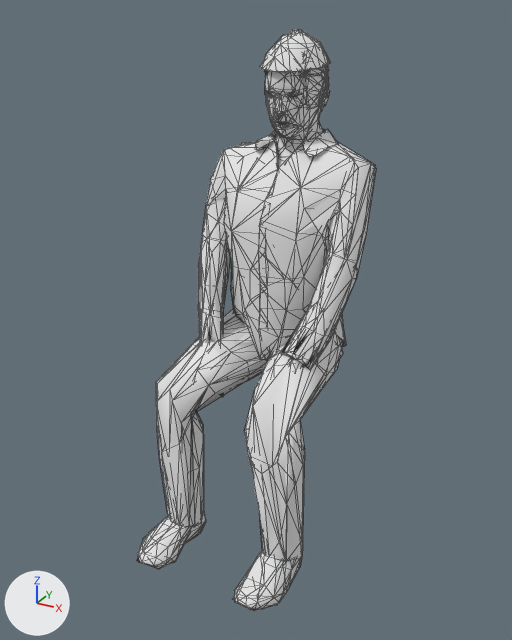
One commit to the glTF model assets/actors/crowd/fan11.glb: the scene before it, then after it.
Both versions are drawn from a camera (50 mm lens) standing at (0.84, -1.504, 1.406) and looking at (0.005, 0.014, 0.647). The axes (+X, +Y, +Z) are drawn at lower left. The lights are the same throughout. The first picture is the older version. Both versions are drawn at frame 0 of the action 'fan11|idle_sway'; the numbers are the values there. Mesh edges are drawn as thin lines.

Objects in the first picture: 'fan11', 'fan11_lod1'.
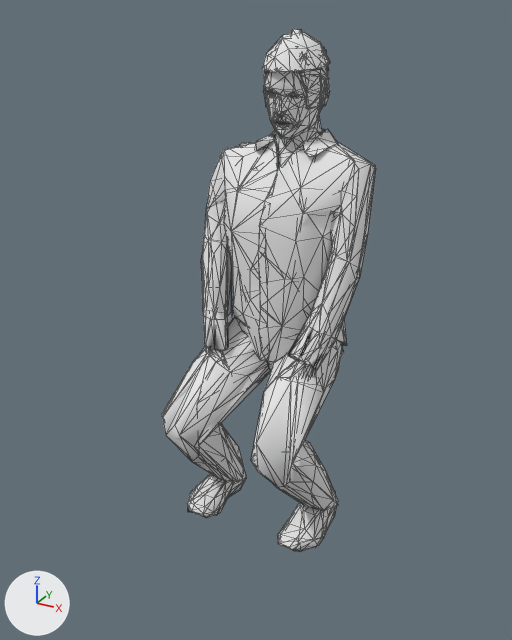
Location of each change, (x1, y1, x2, y2) in pixels of the pictures (512 x 640 px):
'fan11', posed (10% narrower, 10% shorter)
    before: (138, 30, 376, 610)
    after: (162, 29, 376, 552)
'fan11_lod1', posed (10% narrower, 17% shorter)
    before: (137, 29, 375, 611)
    after: (162, 66, 375, 551)
bone 'upperleg01.L', root to tip
    before: (324, 345) to (314, 358)
    after: (324, 345) to (315, 364)
bone 'lowerleg01.L', root to tip
    before: (269, 422) to (276, 489)
    after: (272, 453) to (297, 478)
bone 'foot.L', root to tip
    before: (282, 548) to (258, 591)
    after: (319, 499) to (299, 535)
bone 'upperleg01.R', root to tip
    before: (257, 329) to (242, 341)
    after: (257, 329) to (243, 346)
bone 'lowerleg01.R', root to tip
    before: (172, 394) to (180, 456)
    after: (178, 423) to (206, 448)
bone 'foot.R', root to tip
    before: (187, 513) to (160, 551)
    after: (230, 470) to (207, 502)
bone 'upperarm01.L', root to tip
    before: (355, 182) to (351, 209)
    after: (355, 182) to (352, 209)
bone 'lowerarm01.L', root to tip
    before: (342, 275) to (321, 317)
    after: (345, 276) to (325, 318)
bone 'upperarm01.R', root to tip
    before: (234, 168) to (228, 193)
    after: (234, 168) to (229, 193)
bone 'lowerarm01.R', root to tip
    before: (214, 252) to (210, 294)
    after: (216, 253) to (214, 295)

Edits to the bpy script that builds the scene:
```text
Change bone_upperleg01_l:
    where bone_upperleg01_l = bpy.data.objects['Human.rig.011'].pose.bones['upperleg01.L']  # child of 'pelvis.L'
    bone_upperleg01_l.rotation_quaternion: (0.822, -0.559, 0.0, -0.114) -> (0.887, -0.454, 0.0, -0.082)  # degrees (-68, -7, -11) -> degrees (-54, -4, -8)
Change bone_lowerleg01_l:
    where bone_lowerleg01_l = bpy.data.objects['Human.rig.011'].pose.bones['lowerleg01.L']  # child of 'upperleg02.L'
    bone_lowerleg01_l.rotation_quaternion: (0.711, 0.7, -0.019, 0.061) -> (0.595, 0.803, -0.004, 0.036)  # degrees (89, -6, 4) -> degrees (107, -4, 2)
Change bone_foot_l:
    where bone_foot_l = bpy.data.objects['Human.rig.011'].pose.bones['foot.L']  # child of 'lowerleg02.L'
    bone_foot_l.rotation_quaternion: (0.987, -0.158, 0.019, 0.01) -> (0.904, -0.424, 0.019, 0.049)  # degrees (-18, 2, 1) -> degrees (-50, 4, 4)
Change bone_upperleg01_r:
    where bone_upperleg01_r = bpy.data.objects['Human.rig.011'].pose.bones['upperleg01.R']  # child of 'pelvis.R'
    bone_upperleg01_r.rotation_quaternion: (0.822, -0.559, 0.0, 0.114) -> (0.887, -0.454, 0.0, 0.082)  # degrees (-68, 7, 11) -> degrees (-54, 4, 8)
Change bone_lowerleg01_r:
    where bone_lowerleg01_r = bpy.data.objects['Human.rig.011'].pose.bones['lowerleg01.R']  # child of 'upperleg02.R'
    bone_lowerleg01_r.rotation_quaternion: (0.711, 0.7, 0.019, -0.061) -> (0.595, 0.803, 0.004, -0.036)  # degrees (89, 6, -4) -> degrees (107, 4, -2)
Change bone_foot_r:
    where bone_foot_r = bpy.data.objects['Human.rig.011'].pose.bones['foot.R']  # child of 'lowerleg02.R'
    bone_foot_r.rotation_quaternion: (0.987, -0.158, -0.019, -0.01) -> (0.904, -0.424, -0.019, -0.049)  # degrees (-18, -2, -1) -> degrees (-50, -4, -4)
Change bone_upperarm01_l:
    where bone_upperarm01_l = bpy.data.objects['Human.rig.011'].pose.bones['upperarm01.L']  # child of 'shoulder01.L'
    bone_upperarm01_l.rotation_quaternion: (0.952, -0.008, 0.066, -0.297) -> (0.952, -0.047, 0.066, -0.294)  # degrees (-3, 7, -35) -> degrees (-7, 6, -35)
Change bone_lowerarm01_l:
    where bone_lowerarm01_l = bpy.data.objects['Human.rig.011'].pose.bones['lowerarm01.L']  # child of 'upperarm02.L'
    bone_lowerarm01_l.rotation_quaternion: (0.94, -0.245, 0.139, -0.192) -> (0.937, -0.248, 0.143, -0.2)  # degrees (-31, 10, -26) -> degrees (-32, 10, -27)
Change bone_upperarm01_r:
    where bone_upperarm01_r = bpy.data.objects['Human.rig.011'].pose.bones['upperarm01.R']  # child of 'shoulder01.R'
    bone_upperarm01_r.rotation_quaternion: (0.952, -0.022, -0.065, 0.299) -> (0.951, -0.058, -0.066, 0.295)  # degrees (-5, -6, 35) -> degrees (-9, -5, 35)
Change bone_lowerarm01_r:
    where bone_lowerarm01_r = bpy.data.objects['Human.rig.011'].pose.bones['lowerarm01.R']  # child of 'upperarm02.R'
    bone_lowerarm01_r.rotation_quaternion: (0.939, -0.246, -0.142, 0.196) -> (0.936, -0.249, -0.146, 0.203)  # degrees (-32, -10, 26) -> degrees (-32, -10, 27)
```
